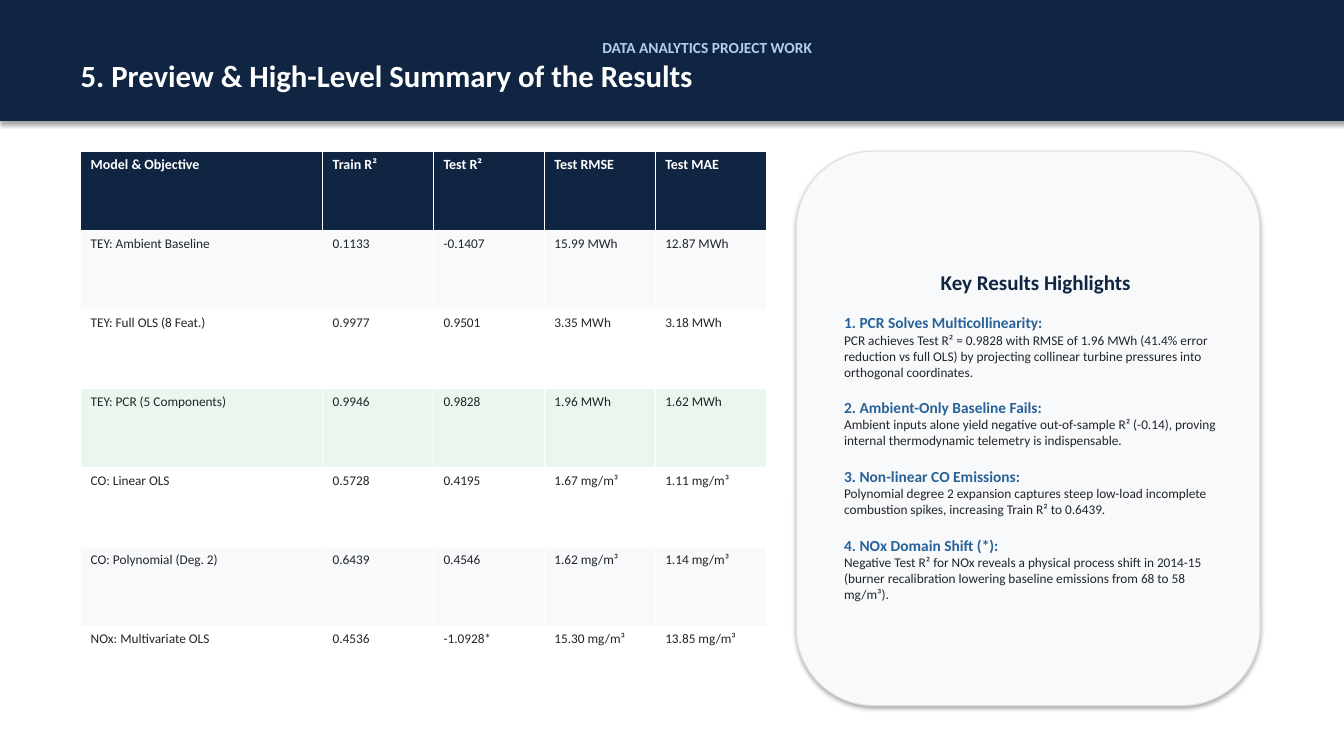
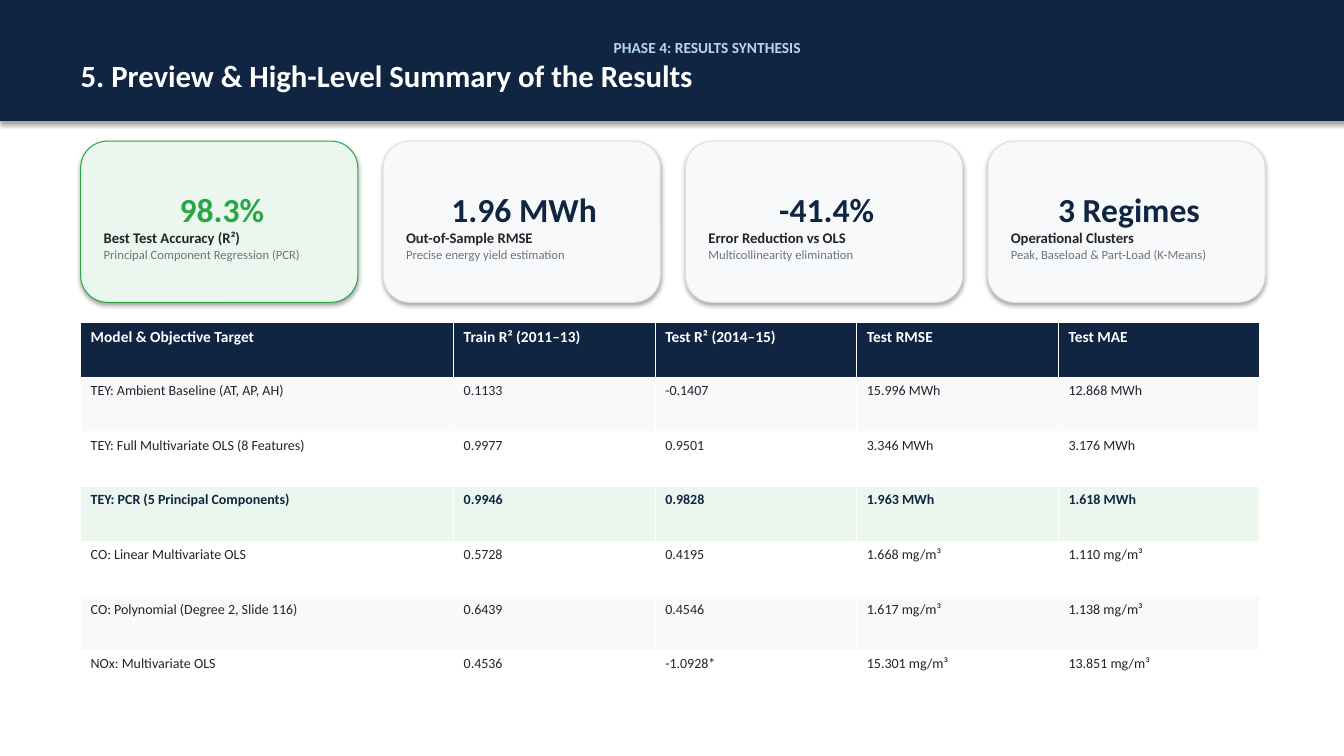
Before and after one commit to guidomariadifiore/DataAnalysisProject, a slide deck: slide 8 of presentation.pptx. Drawn at 1344x756 pixels with LibreOffice and Linux fonts; fonts in the diff are those of the drawing. Boxes give left, top, right and bottom in pixels: in the first picture for what was removed or moved away, otherwise in the second. Text is boxed around its words. In the diff, an @@ line names an element or a change of style, - is before the commit and + after.

Commit message:
presentazione migliorata(?) prendendo spunto da quella sample

```diff
--- a/presentation.pptx
+++ b/presentation.pptx
@@ text in rectangle at bbox=[614, 43, 801, 53]: text changed; text colour #B4CDEB to #B4D7EB @@
-DATA ANALYTICS PROJECT WORK
+PHASE 4: RESULTS SYNTHESIS
@@ rounded rectangle added at bbox=[81, 141, 358, 302], fill #EBF7EE, outline #28A745 0.75 pt, 9 pt, text #6C757D @@
+98.3%
+Best Test Accuracy (R²)
+Principal Component Regression (PCR)
@@ rounded rectangle "1.96 MWh": place and size @@
-rounded rectangle "1.96 MWh" at bbox=[797, 151, 1260, 706]
+rounded rectangle "1.96 MWh" at bbox=[383, 141, 660, 302]
@@ rounded rectangle added at bbox=[686, 141, 963, 302], fill #F8F9FA, outline #DCE1E6 0.75 pt, 9 pt, text #6C757D @@
+-41.4%
+Error Reduction vs OLS
+Multicollinearity elimination
@@ rounded rectangle added at bbox=[988, 141, 1265, 302], fill #F8F9FA, outline #DCE1E6 0.75 pt, 9 pt, text #6C757D @@
+3 Regimes
+Operational Clusters
+Peak, Baseload & Part-Load (K-Means)
@@ text in rounded rectangle at bbox=[406, 198, 597, 261]: text changed; size 9.5 to 9 pt; text colour #212529 to #6C757D @@
-Key Results Highlights
-1. PCR Solves Multicollinearity:
-PCR achieves Test R² = 0.9828 with RMSE of 1.96 MWh (41.4% error reduction vs full OLS) by projecting collinear turbine pressures into orthogonal coordinates.
-2. Ambient-Only Baseline Fails:
-Ambient inputs alone yield negative out-of-sample R² (-0.14), proving internal thermodynamic telemetry is indispensable.
-3. Non-linear CO Emissions:
-Polynomial degree 2 expansion captures steep low-load incomplete combustion spikes, increasing Train R² to 0.6439.
-4. NOx Domain Shift (*):
-Negative Test R² for NOx reveals a physical process shift in 2014-15 (burner recalibration lowering baseline emissions from 68 to 58 mg/m³).
+1.96 MWh
+Out-of-Sample RMSE
+Precise energy yield estimation
@@ table at bbox=[81, 323, 1260, 706] @@
-row 1: Model & Objective | Train R² | Test R² | Test RMSE | Test MAE
+row 1: Model & Objective Target | Train R² (2011–13) | Test R² (2014–15) | Test RMSE | Test MAE
-row 2: TEY: Ambient Baseline | 0.1133 | -0.1407 | 15.99 MWh | 12.87 MWh
+row 2: TEY: Ambient Baseline (AT, AP, AH) | 0.1133 | -0.1407 | 15.996 MWh | 12.868 MWh
-row 3: TEY: Full OLS (8 Feat.) | 0.9977 | 0.9501 | 3.35 MWh | 3.18 MWh
+row 3: TEY: Full Multivariate OLS (8 Features) | 0.9977 | 0.9501 | 3.346 MWh | 3.176 MWh
-row 4: TEY: PCR (5 Components) | 0.9946 | 0.9828 | 1.96 MWh | 1.62 MWh
+row 4: TEY: PCR (5 Principal Components) | 0.9946 | 0.9828 | 1.963 MWh | 1.618 MWh
-row 5: CO: Linear OLS | 0.5728 | 0.4195 | 1.67 mg/m³ | 1.11 mg/m³
+row 5: CO: Linear Multivariate OLS | 0.5728 | 0.4195 | 1.668 mg/m³ | 1.110 mg/m³
-row 6: CO: Polynomial (Deg. 2) | 0.6439 | 0.4546 | 1.62 mg/m³ | 1.14 mg/m³
+row 6: CO: Polynomial (Degree 2, Slide 116) | 0.6439 | 0.4546 | 1.617 mg/m³ | 1.138 mg/m³
-row 7, column 4: 15.30 mg/m³
+row 7, column 4: 15.301 mg/m³
-row 7, column 5: 13.85 mg/m³
+row 7, column 5: 13.851 mg/m³
@@ size 10 to 11 pt in "Test RMSE", "Test MAE" @@
@@ size 9.5 to 10 pt in "0.1133", "-0.1407", "0.9977", "0.9501" and 9 more places @@
@@ text colour #212529 to #102542, bold on in "0.9946", "0.9828" @@
@@ table: place and size @@
-table at bbox=[81, 151, 766, 706]
+table at bbox=[81, 323, 1260, 706]
```
Also in this commit, not shown: 11 other slides changed, 3 other files.
